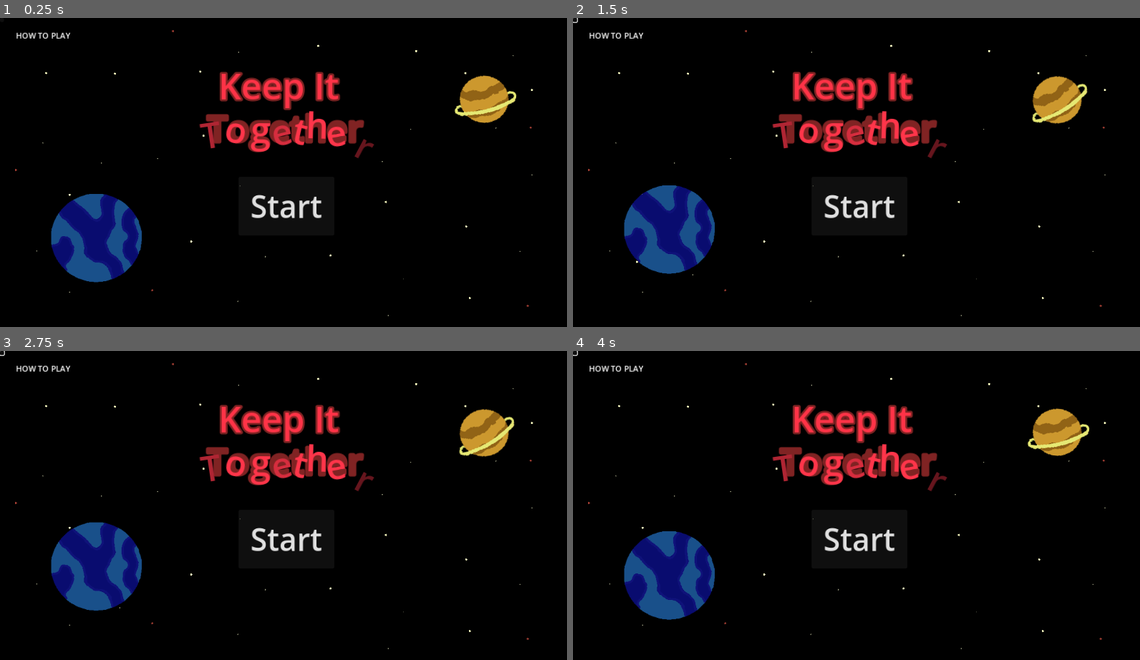
Above: before the commit, frames 1-4 (two rows, left to right).
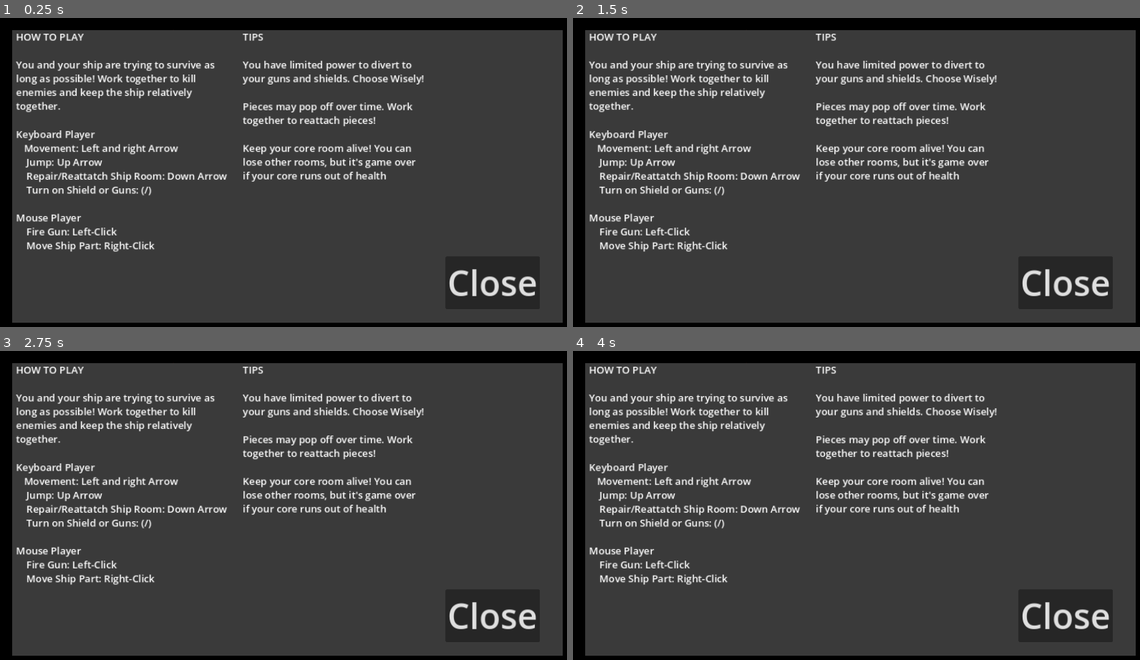
Above: after the commit, the same moments.

Repository: BreannaBre/GodotProject
Game: Godot game, scene res://scenes/main.tscn
Two runs of this game, one before a commit and one after it. Both use one fixed random seed, a clock stepped at 60 frames per second and the inputs below.
Inputs (mouse positions are in pixels of both pictures, inside the frame that each line leads up to; where the layout moved, square brackets give the same spot in the first picture):
- Up to frame 1 (0.25 s): no input
- Up to frame 2 (1.5 s): click (867, 280) [573, 21] at 0.5 s; click "Start" at 1.25 s
- Up to frame 3 (2.75 s): click "Start" at 2 s
- Up to frame 4 (4 s): move the mouse to (986, 496) at 2.77 s; hold Right (Player1Right) 2.78-3.5 s; tap / (Player1Interact) at 2.85 s; click (986, 496) at 2.92 s; tap Up (Player1Jump) at 3.02 s; drag from (743, 527) to (862, 511) at 3.52 s

The runs differ from the first frame. In frame 1, 92% of the frame differs, in the area x 2-100%, y 3-99%; in frame 2, 92%; in frame 3, 92%; in frame 4, 92%, in the area x 0-100%, y 0-99%.

Commit message:
made how to play page

Diff:
--- a/scenes/title_screen.tscn
+++ b/scenes/title_screen.tscn
@@ -143,7 +143,6 @@
 frame_progress = 0.97513
 
 [node name="StartButton" type="Button" parent="."]
-z_index = 6
 offset_left = 480.0
 offset_top = 320.0
 offset_right = 699.0
@@ -157,8 +156,12 @@
 metadata/_edit_use_anchors_ = true
 
 [node name="HowToPlayButton" type="Button" parent="."]
-offset_right = 8.0
-offset_bottom = 8.0
+offset_left = 417.0
+offset_top = 480.0
+offset_right = 778.0
+offset_bottom = 571.0
+theme_override_font_sizes/font_size = 60
+text = "How To Play"
 
 [node name="Logo" type="Node2D" parent="."]
 
@@ -270,15 +273,73 @@
 horizontal_alignment = 1
 vertical_alignment = 1
 
-[node name="RichTextLabel" type="RichTextLabel" parent="."]
-offset_left = 32.0
-offset_top = 24.0
-offset_right = 1120.0
-offset_bottom = 616.0
-text = "HOW TO PLAY"
+[node name="HowToPlayPage" type="Control" parent="."]
+unique_name_in_owner = true
+layout_mode = 3
+anchors_preset = 0
+offset_left = 64.0
+offset_top = 48.0
+offset_right = 104.0
+offset_bottom = 88.0
+
+[node name="Background" type="ColorRect" parent="HowToPlayPage"]
+layout_mode = 0
+offset_left = -40.0
+offset_top = -24.0
+offset_bottom = 16.0
+scale = Vector2(27.68, 14.72)
+color = Color(0.226707, 0.226707, 0.226707, 1)
+
+[node name="PlayerKeys" type="RichTextLabel" parent="HowToPlayPage"]
+offset_left = -32.0
+offset_top = -24.0
+offset_right = 400.0
+offset_bottom = 568.0
+theme_override_font_sizes/normal_font_size = 20
+text = "HOW TO PLAY
+
+You and your ship are trying to survive as long as possible! Work together to kill enemies and keep the ship relatively together.
+
+Keyboard Player
+   Movement: Left and right Arrow
+	Jump: Up Arrow
+	Repair/Reattatch Ship Room: Down Arrow
+	Turn on Shield or Guns: (/)
+
+Mouse Player
+	Fire Gun: Left-Click
+	Move Ship Part: Right-Click"
+
+[node name="TIPS" type="RichTextLabel" parent="HowToPlayPage"]
+offset_left = 424.0
+offset_top = -24.0
+offset_right = 792.0
+offset_bottom = 568.0
+theme_override_font_sizes/normal_font_size = 20
+text = "TIPS
+
+You have limited power to divert to your guns and shields. Choose Wisely!
+
+Pieces may pop off over time. Work together to reattach pieces!
+
+Keep your core room alive! You can lose other rooms, but it's game over if your core runs out of health
+
+
+"
+
+[node name="CloseButton" type="Button" parent="HowToPlayPage"]
+layout_mode = 0
+offset_left = 832.0
+offset_top = 432.0
+offset_right = 1021.0
+offset_bottom = 536.0
+theme_override_font_sizes/font_size = 70
+text = "Close"
+
 [node name="AudioStreamPlayer" type="AudioStreamPlayer" parent="."]
 stream = ExtResource("19_y0s31")
 autoplay = true
 
 [connection signal="pressed" from="StartButton" to="." method="_on_start_button_pressed"]
 [connection signal="pressed" from="HowToPlayButton" to="." method="_on_how_to_play_button_pressed"]
+[connection signal="pressed" from="HowToPlayPage/CloseButton" to="." method="_on_close_button_pressed"]
